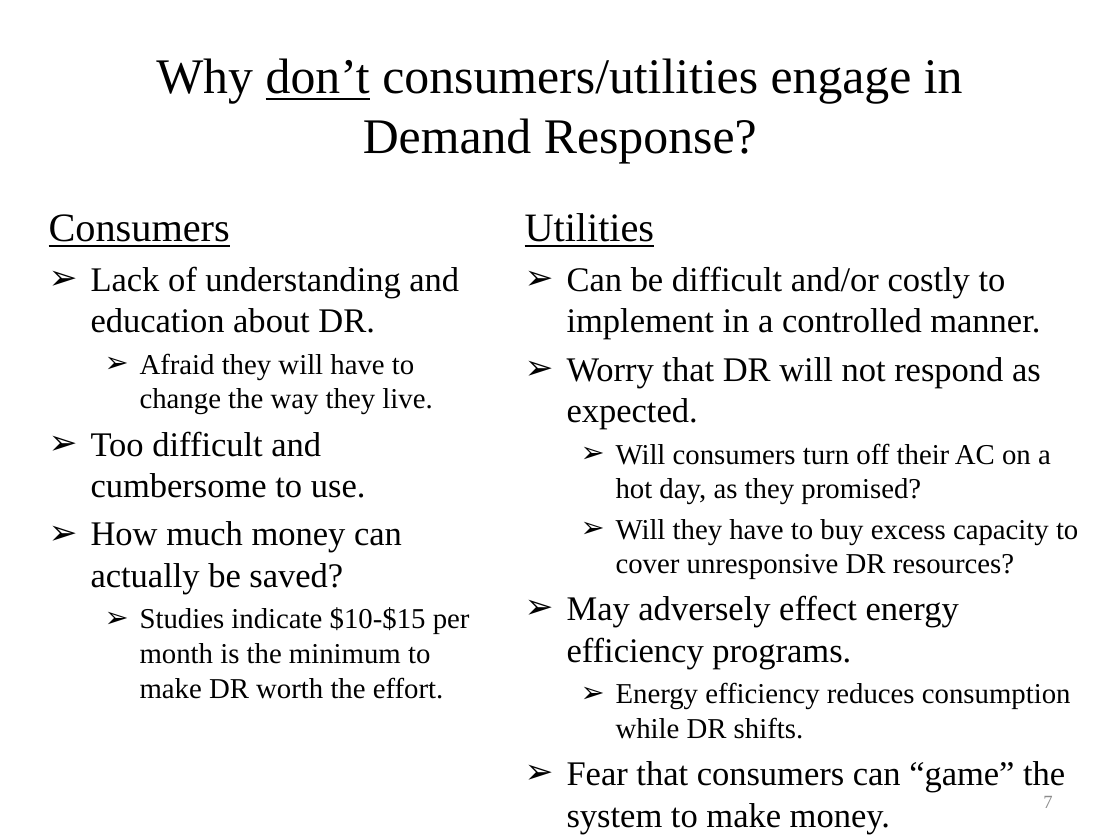
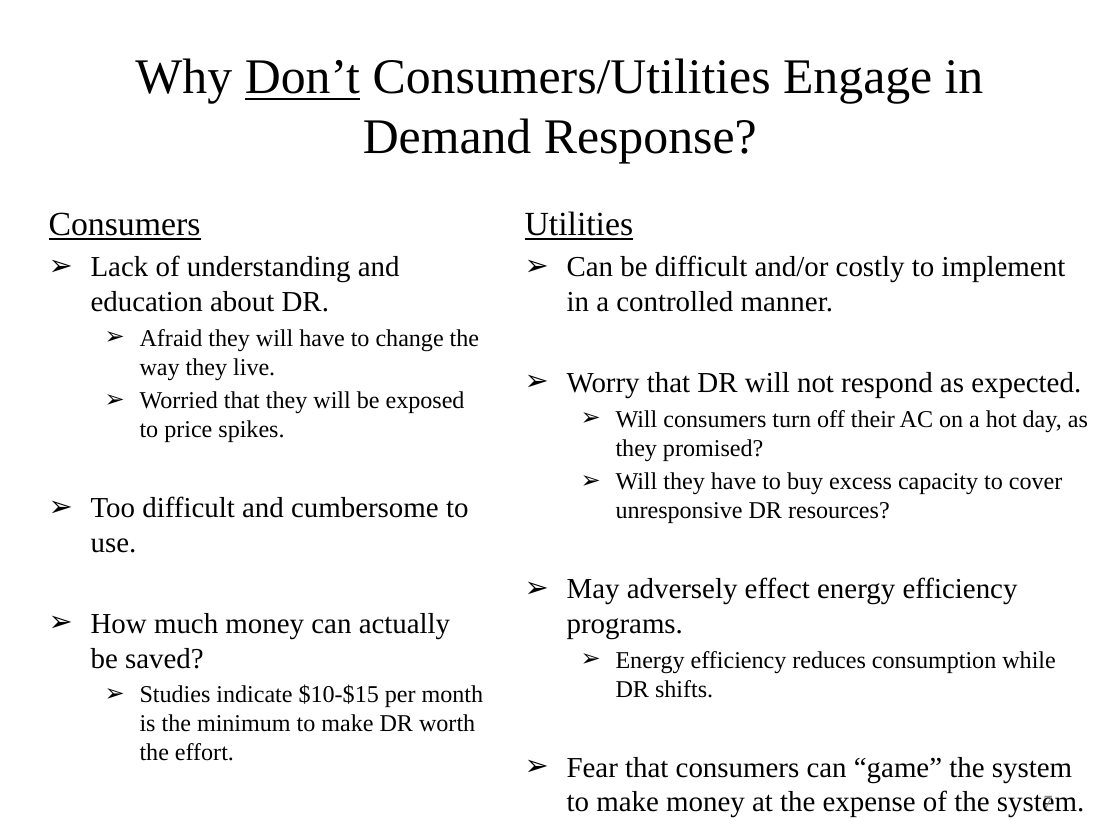
Before and after one commit to gridlab-d/course, a slide deck: slide 7 of University of Washington Class/Module 8 - Demand response.pptx. Drawn at 1120x840 pixels with LibreOffice and Linux fonts; fonts in the diff are those of the drawing. Boxes give left, top, right and bottom in pixels: in the first picture for what was removed or moved away, otherwise in the second. Text is boxed around its words. In the diff, an @@ line names an element or a change of style, - is before the commit and + after.

```diff
--- a/University of Washington Class/Module 8 - Demand response.pptx
+++ b/University of Washington Class/Module 8 - Demand response.pptx
@@ title at bbox=[135, 58, 984, 163]: text changed @@
-Why don’t consumers/utilities engage in Demand Response?
+Why Don’t Consumers/Utilities Engage in Demand Response?
@@ text at bbox=[49, 212, 484, 761]: size 25.9 to 21.7 pt in "Consumers"; size 22.2 to 18.6 pt in "Lack of understanding and education about DR.", "Too difficult and cumbersome to use.", "How much money can actually be saved?"; size 18.5 to 15.5 pt in "Afraid they will have to change the ...", "Studies indicate $10-$15 per month is the ..." @@
@@ text at bbox=[525, 211, 1088, 698]: size 25.9 to 21.7 pt in "Utilities"; size 22.2 to 18.6 pt in "Can be difficult and/or costly to implement ...", "Worry that DR will not respond as ...", "May adversely effect energy efficiency programs."; size 18.5 to 15.5 pt in "Will consumers turn off their AC on ...", "Will they have to buy excess capacity ...", "Energy efficiency reduces consumption while DR shifts." @@
@@ text at bbox=[140, 391, 465, 442]: paragraph added @@
+  ➢ Worried that they will be exposed to price spikes.
@@ text at bbox=[567, 757, 1084, 817]: text changed; size 22.2 to 18.6 pt @@
-➢ Fear that consumers can “game” the system to make money.
+➢ Fear that consumers can “game” the system to make money at the expense of the system.
```
Also in this commit, not shown: 33 other slides changed, 12 slides added, 9 slides removed, 1 other file.
